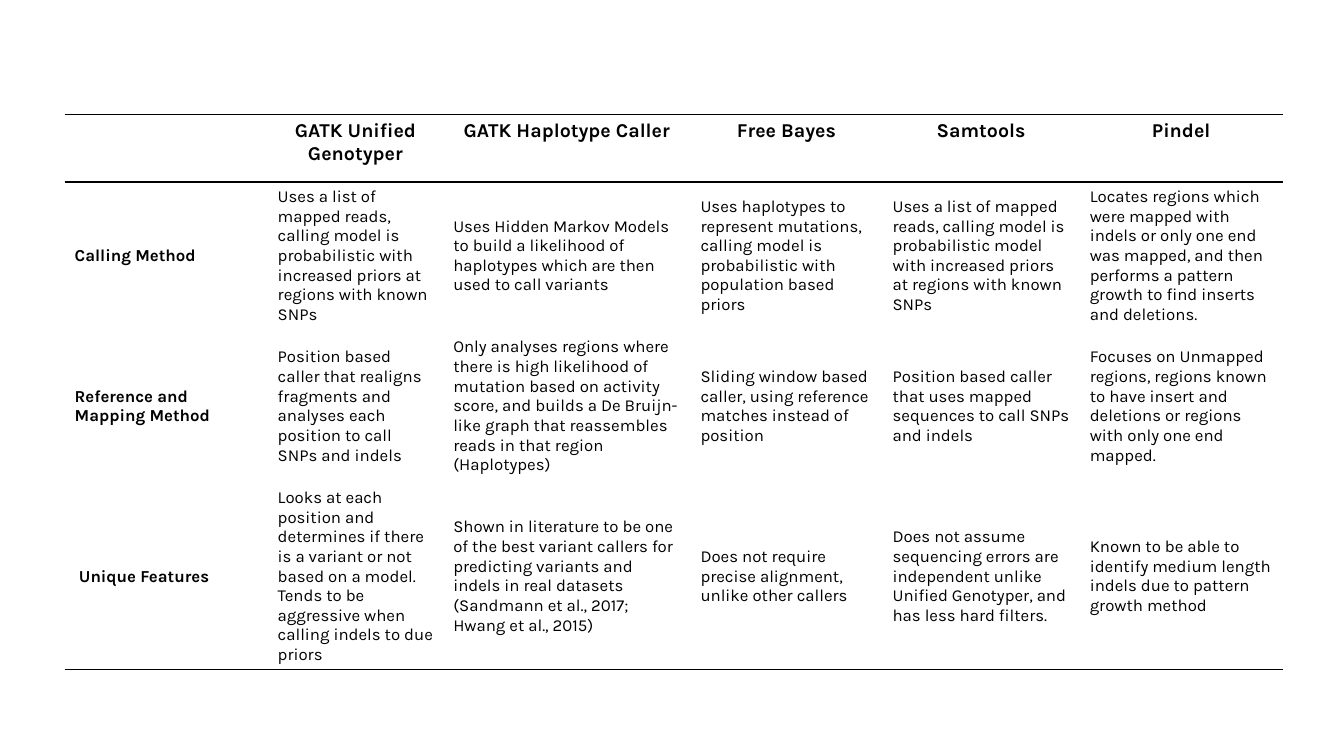
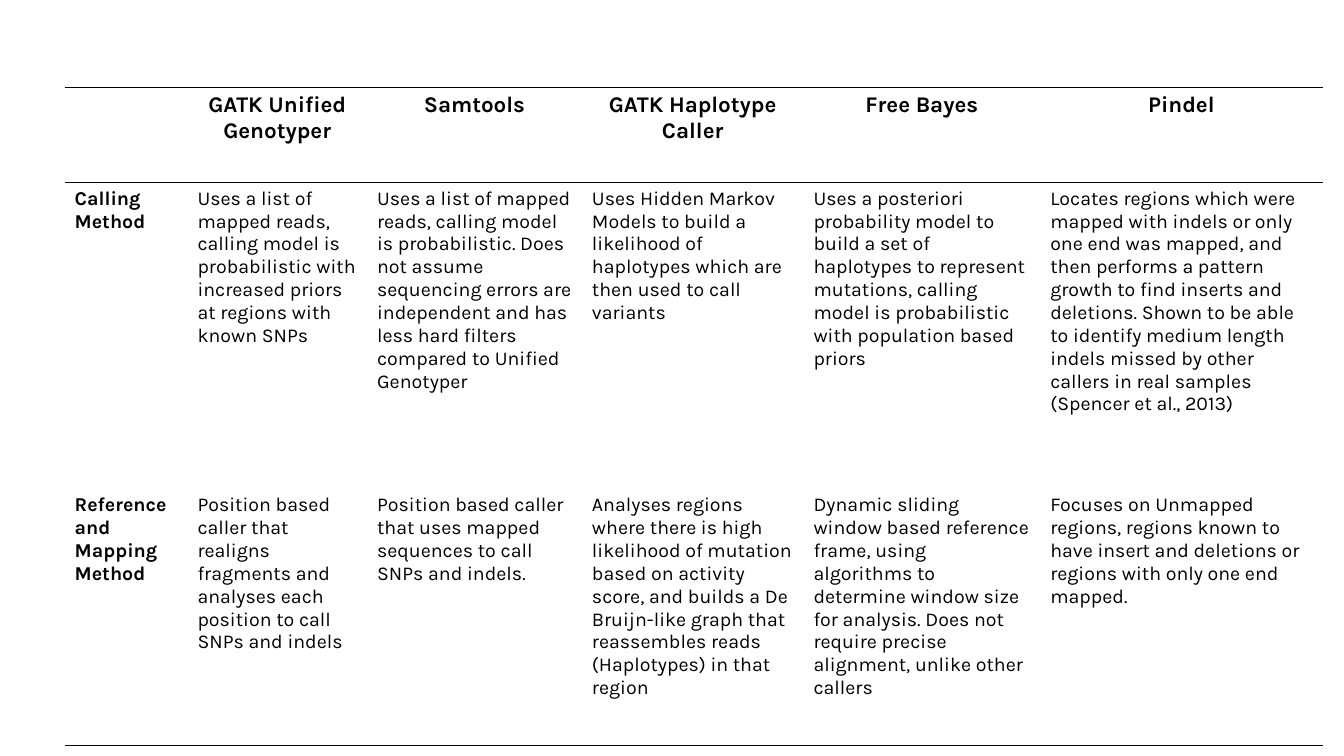
Before and after one commit to EdwinChanSingapore/thesisfinal, a slide deck: slide 1 of thesisimages/analysisofvariantcallers.pptx. Drawn at 1344x756 pixels with LibreOffice and Linux fonts; fonts in the diff are those of the drawing. Boxes give left, top, right and bottom in pixels: in the first picture for what was removed or moved away, otherwise in the second. Text is boxed around its words. In the diff, an @@ line names an element or a change of style, - is before the commit and + after.

```diff
--- a/thesisimages/analysisofvariantcallers.pptx
+++ b/thesisimages/analysisofvariantcallers.pptx
@@ table at (65,87,1323,746) @@
-row 1:  | GATK Unified Genotyper | GATK Haplotype Caller | Free Bayes | Samtools | Pindel
-row 2: Calling Method | Uses a list of mapped reads, calling model is probabilistic with increased priors at regions with known SNPs | Uses Hidden Markov Models to build a likelihood of haplotypes which are then used to call variants | Uses haplotypes to represent mutations, calling model is probabilistic with population based priors | Uses a list of mapped reads, calling model is probabilistic model with increased priors at regions with known SNPs | Locates regions which were mapped with indels or only one end was mapped, and then performs a pattern growth to find inserts and deletions.
-row 3: Reference and Mapping Method | Position based caller that realigns fragments and analyses each position to call SNPs and indels | Only analyses regions where there is high likelihood of mutation based on activity score, and builds a De Bruijn-like graph that reassembles reads in that region (Haplotypes) | Sliding window based caller, using reference matches instead of position | Position based caller that uses mapped sequences to call SNPs and indels | Focuses on Unmapped regions, regions known to have insert and deletions or regions with only one end mapped.
-row 4: Unique Features | Looks at each position and determines if there is a variant or not based on a model. Tends to be aggressive when calling indels to due priors | Shown in literature to be one of the best variant callers for predicting variants and indels in real datasets (Sandmann et al., 2017; Hwang et al., 2015) | Does not require precise alignment, unlike other callers | Does not assume sequencing errors are independent unlike Unified Genotyper, and has less hard filters. | Known to be able to identify medium length indels due to pattern growth method
+row 1:  | GATK Unified Genotyper | Samtools | GATK Haplotype Caller | Free Bayes | Pindel
+row 2: Calling Method | Uses a list of mapped reads, calling model is probabilistic with increased priors at regions with known SNPs | Uses a list of mapped reads, calling model is probabilistic. Does not assume sequencing errors are independent and has less hard filters compared to Unified Genotyper | Uses Hidden Markov Models to build a likelihood of haplotypes which are then used to call variants | Uses a posteriori probability model to build a set of haplotypes to represent mutations, calling model is probabilistic with population based priors | Locates regions which were mapped with indels or only one end was mapped, and then performs a pattern growth to find inserts and deletions. Shown to be able to identify medium length indels missed by other callers in real samples (Spencer et al., 2013)
+row 3: Reference and Mapping Method | Position based caller that realigns fragments and analyses each position to call SNPs and indels | Position based caller that uses mapped sequences to call SNPs and indels. | Analyses regions where there is high likelihood of mutation based on activity score, and builds a De Bruijn-like graph that reassembles reads (Haplotypes) in that region | Dynamic sliding window based reference frame, using algorithms to determine window size for analysis. Does not require precise alignment, unlike other callers | Focuses on Unmapped regions, regions known to have insert and deletions or regions with only one end mapped.
@@ table: place and size @@
-table at (65,115,1282,668)
+table at (65,87,1323,746)
```
Also in this commit, not shown: 11 other files.
